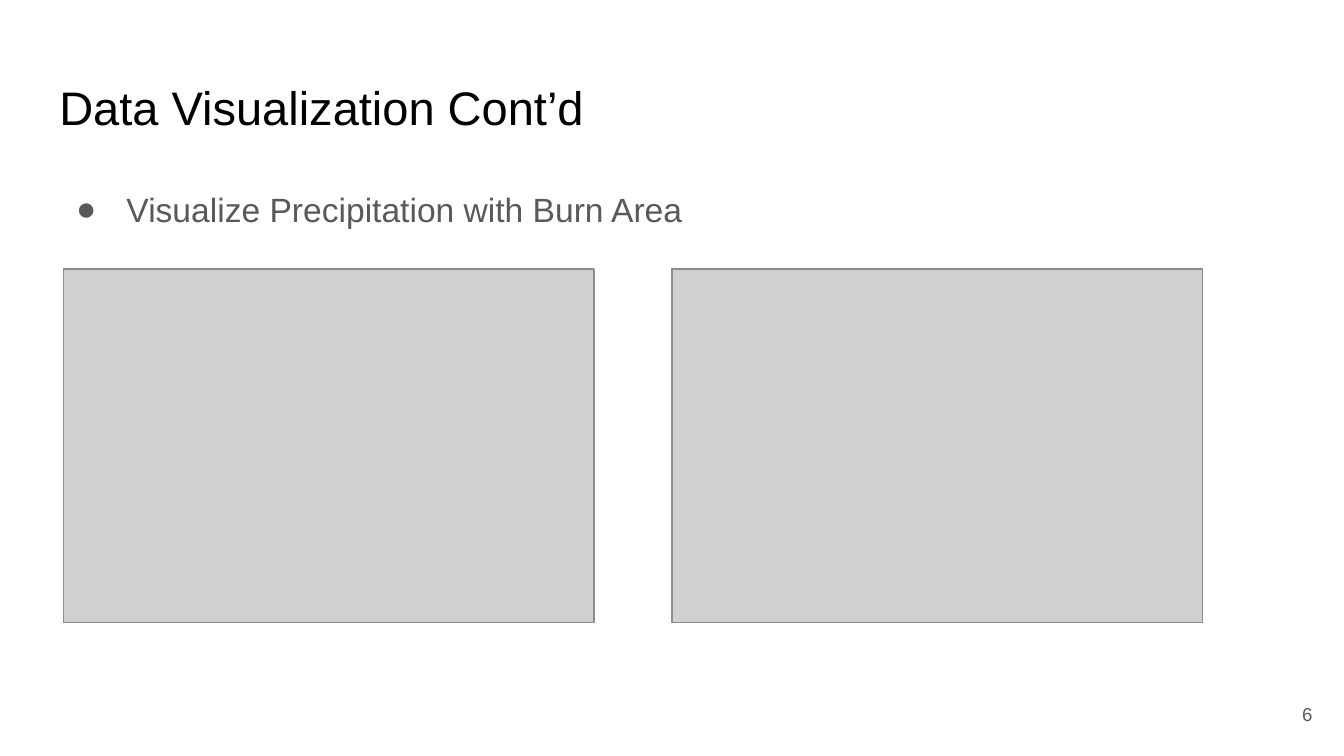
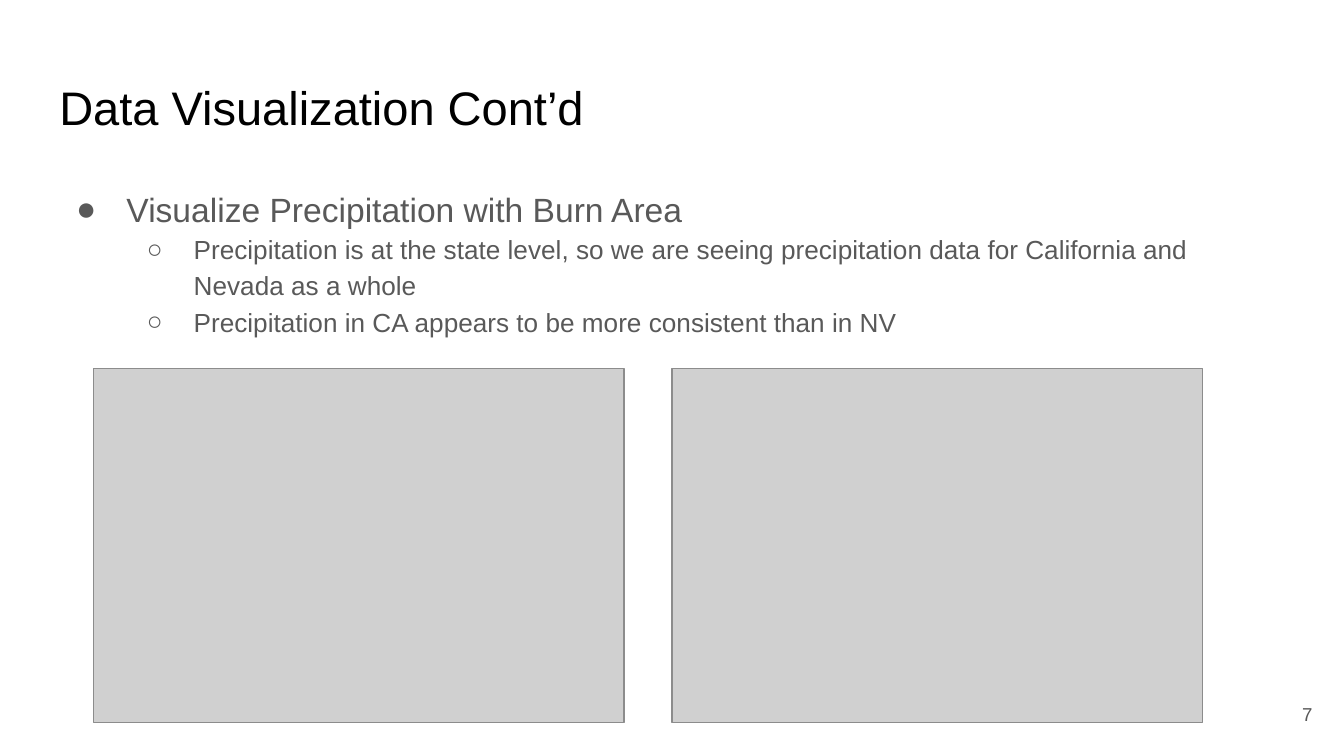
Before and after one commit to DCavanaugh98/WildfireMLProject, a slide deck: slide 7 of Math 8670 Final Project.pptx (slide 6 before the commit). Drawn at 1344x756 pixels with LibreOffice and Linux fonts; fonts in the diff are those of the drawing; grey boxes stand for pictures. Boxes give left, top, right and bottom in pixels: in the first picture for what was removed or moved away, otherwise in the second. Text is boxed around its words. In the diff, an @@ line names an element or a change of style, - is before the commit and + after.

```diff
--- a/Math 8670 Final Project.pptx
+++ b/Math 8670 Final Project.pptx
@@ text at (x1=194, y1=240, x2=1187, y2=337): paragraphs added @@
+  ○ Precipitation is at the state level, so we are seeing precipitation data for California and Nevada as a whole
+  ○ Precipitation in CA appears to be more consistent than in NV
@@ picture moved from (x1=63, y1=269, x2=594, y2=622) to (x1=94, y1=368, x2=625, y2=722) @@
@@ picture moved from (x1=672, y1=269, x2=1203, y2=622) to (x1=672, y1=368, x2=1203, y2=722) @@
@@ page number at (x1=1302, y1=708, x2=1312, y2=721): text changed @@
-6
+7
```
Also in this commit, not shown: 11 other slides changed, 5 slides added, 1 slide removed, 12 other files.
